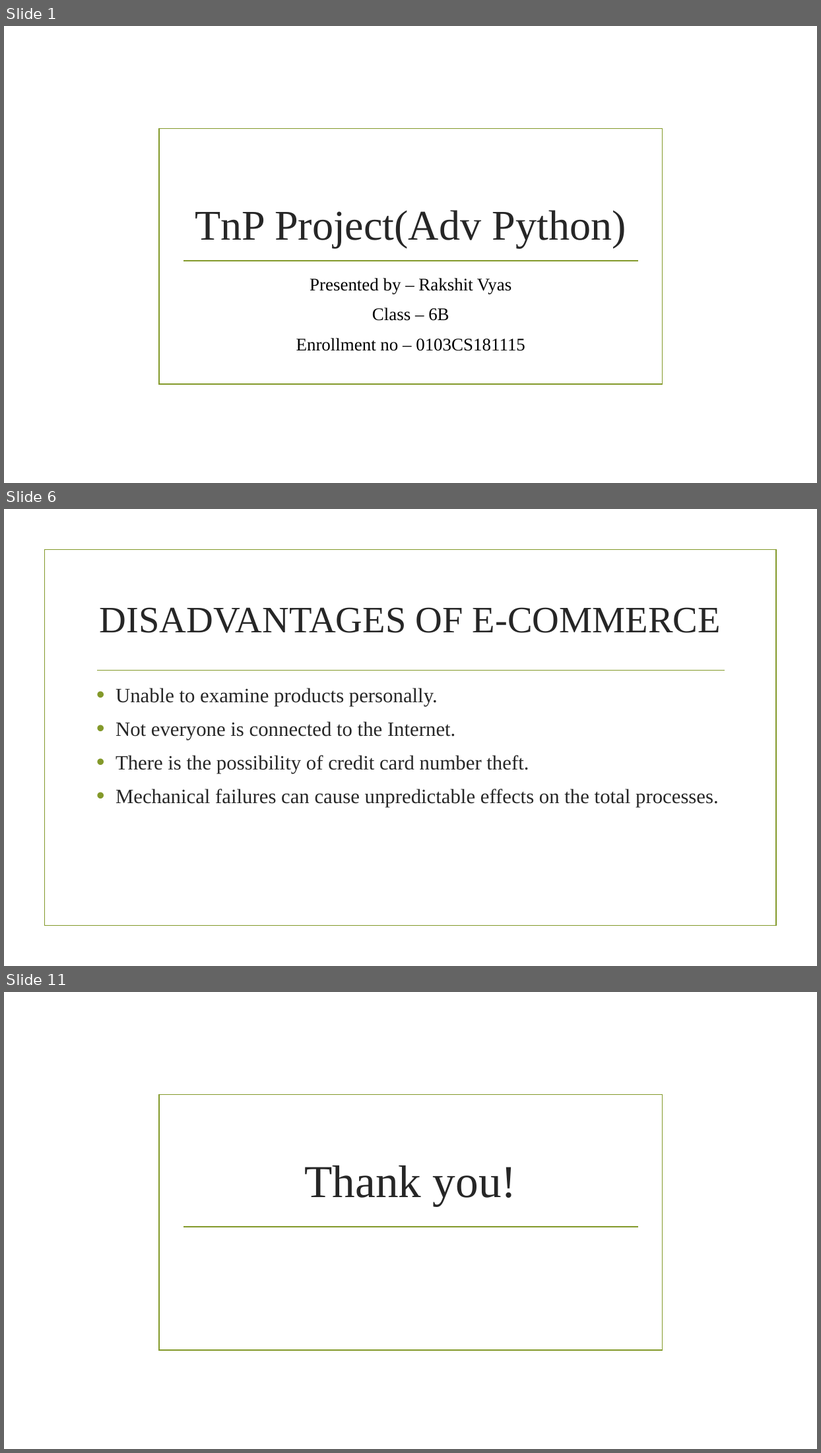
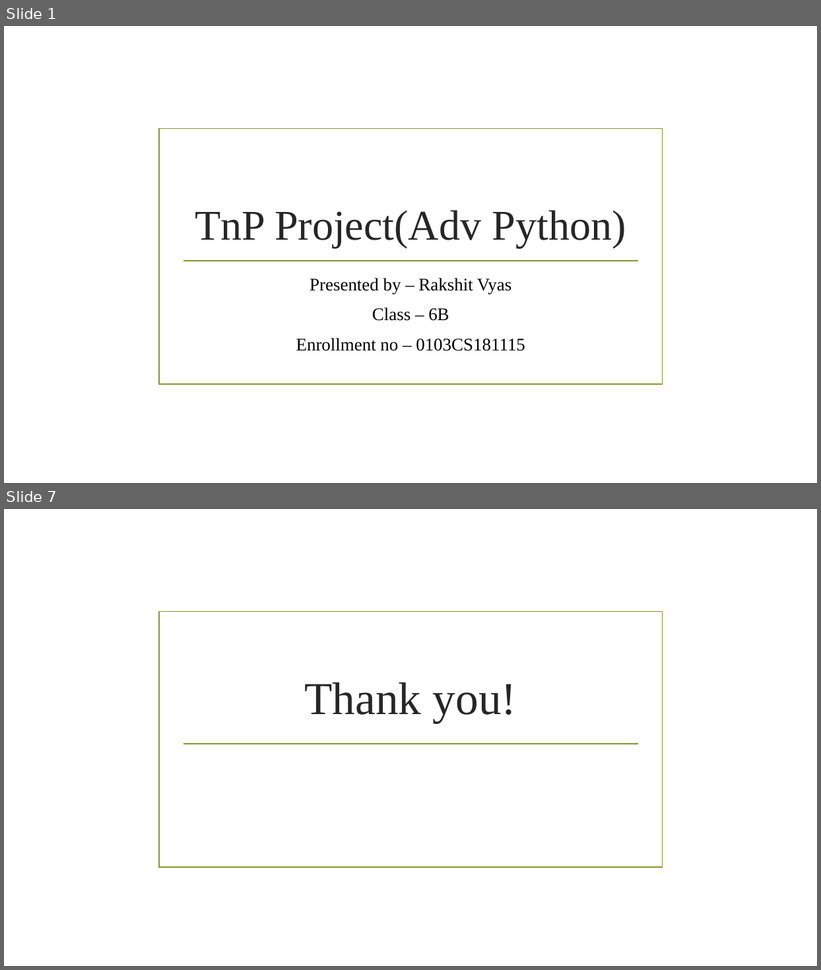
Before and after one commit to rkvyas98/quizApp, a slide deck: QuizApp PPT.pptx. Shown one above the other, each under a label of ours: slides 1, 6 and 11 before the commit, slides 1 and 7 after it; the slides between them are not shown. The pictures are 821x1453 and 821x970 pixels, drawn with LibreOffice and Linux fonts; fonts in the diff are those of the drawing; background and template pictures are left out. Boxes give left, top, right and bottom in pixels: in the first picture for what was removed or moved away, otherwise in the second. Text is boxed around its words. In the diff, an @@ line names an element or a change of style, - is before the commit and + after.

```diff
--- a/QuizApp PPT.pptx
+++ b/QuizApp PPT.pptx
@@ slide 6 removed at (4, 509, 817, 966), background picture (left out) @@
@@ rectangle removed at (44, 550, 776, 926) @@
@@ title removed at (100, 607, 721, 633) @@
-DISADVANTAGES OF E-COMMERCE
@@ line removed from (97, 671) to (725, 671) @@
@@ text removed at (116, 688, 719, 807) @@
-• Unable to examine products personally.
-• Not everyone is connected to the Internet.
-• There is the possibility of credit card number theft.
-• Mechanical failures can cause unpredictable effects on the total processes.
@@ what was slide 11 is now slide 7 @@
```
Also in this commit, not shown: 5 slides changed, 3 other slides removed.
